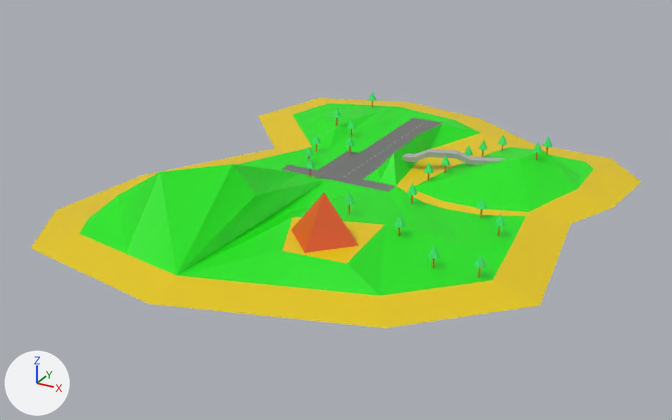
An edit to the Blender file SDL2_stuff/3DGraphics/.work/3d models/islandx.blend, drawn before and after from the same camera.
Both versions are drawn from a camera (50 mm lens) standing at (11.7, -22.54, 10.33) and looking at (0.01, -1.28, -0.3). The lights are fixed; the arrows at lower left show +X, +Y and +Z. The first picture is the older version.

In view in the first picture: 'Island', 'Pyramid', 'bridge' and 21 more.
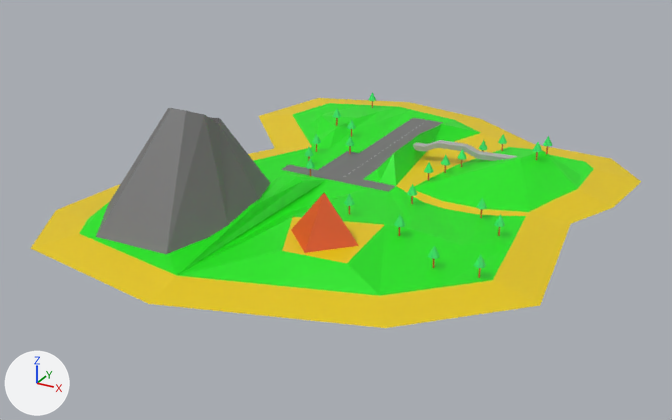
Changed parts and their boxes [x1, y1, x2, y2] in the pictures (672 x 420 px):
'Cylinder', added: after [96, 108, 270, 254]
'bridge', moved, turned: before [402, 149, 505, 165]; after [413, 140, 517, 161]
part 1 of me_cube_006, reshaped: before [79, 164, 327, 275]; after [79, 169, 327, 275]

Edits to the bpy script that builds the scene:
```text
Add mat_sbx_41e:
    mat_sbx_41e = principled_material('SBX_41E')
    mat_sbx_41e.base_color = (0.8, 0.217, 0.0)  # orange #e78000
Change me_cube_006:
    used by ob_island; location = (0.0, 0.0, 0.0)
    remove me_cube_006.from_pydata(...)  # 360 vertices, 696 faces; spans x -6.4..7.3, y -8.5..8.3, z 0.0..1.6
    add me_cube_006.from_pydata(...)  # 363 vertices, 702 faces; spans x -6.4..7.3, y -8.5..8.3, z 0.0..0.8
    me_cube_006 part 1
    1 vertex is removed from x -1.0, y -3.8, z 0.9
    5 faces are deleted
    3 vertices move from x -4.8..-1.7, y -5.2..-3.8, z 0.5..1.6 to x -4.8..-1.7, y -5.6..-3.8, z 0.4..0.5
    4 vertices are added at (-1.0, -3.8, 0.6), (-1.5, -1.5, 0.6), (-1.0, -1.6, 0.6), (-0.9, -1.7, 0.6)
    11 new faces join them, mat_sbx_35 (green #13e70a)
Add me_cylinder:
    me_cylinder.from_pydata(...)  # 27 vertices, 43 faces; spans x -1.68..1.57, y -2.41..1.86, z -1.0..1.4
    # faces by material slot: [7, 36]
    me_cylinder.materials.append(mat_sbx_41e)  # orange #e78000
    me_cylinder.materials.append(mat_sbx_40)  # grey #727272
Change ob_bridge:
    ob_bridge.location: (2.21, 3.39, 0.81) -> (2.61, 3.84, 0.88)
    ob_bridge.rotation_euler: (0.0, 0.0, 0.0) -> (0.0, 0.0, -0.257)  # degrees (0, 0, 0) -> degrees (0, 0, -15)
Add ob_cylinder:
    ob_cylinder = bpy.data.objects.new('Cylinder', me_cylinder)
    ob_cylinder.location = (-2.85, -3.8, 1.38)
    ob_cylinder.scale = (1.24, 1.24, 1.24)
```
